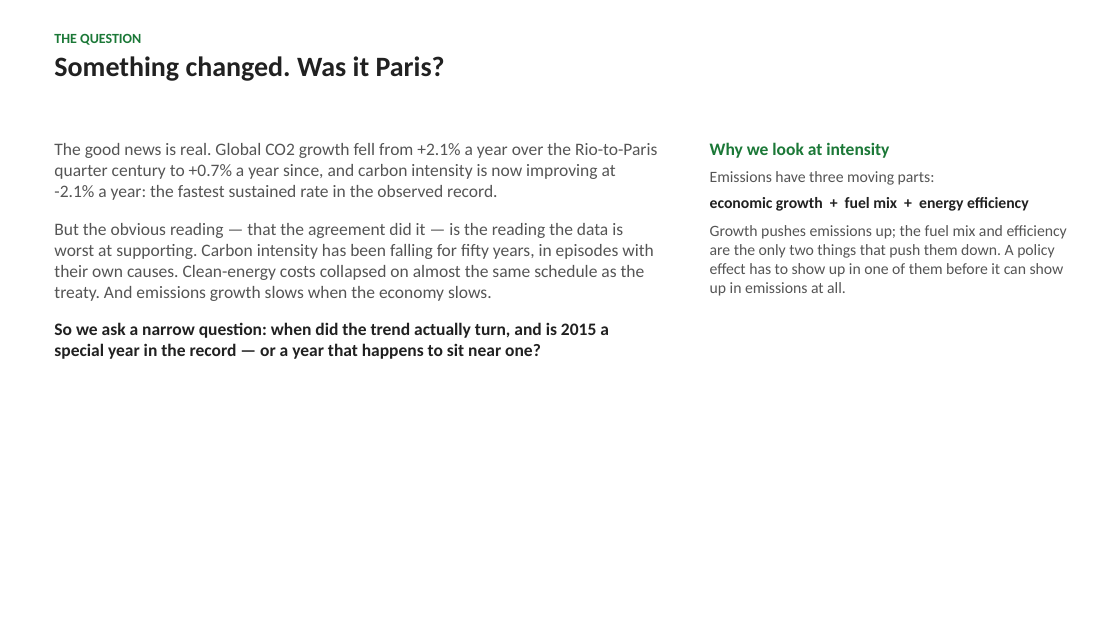
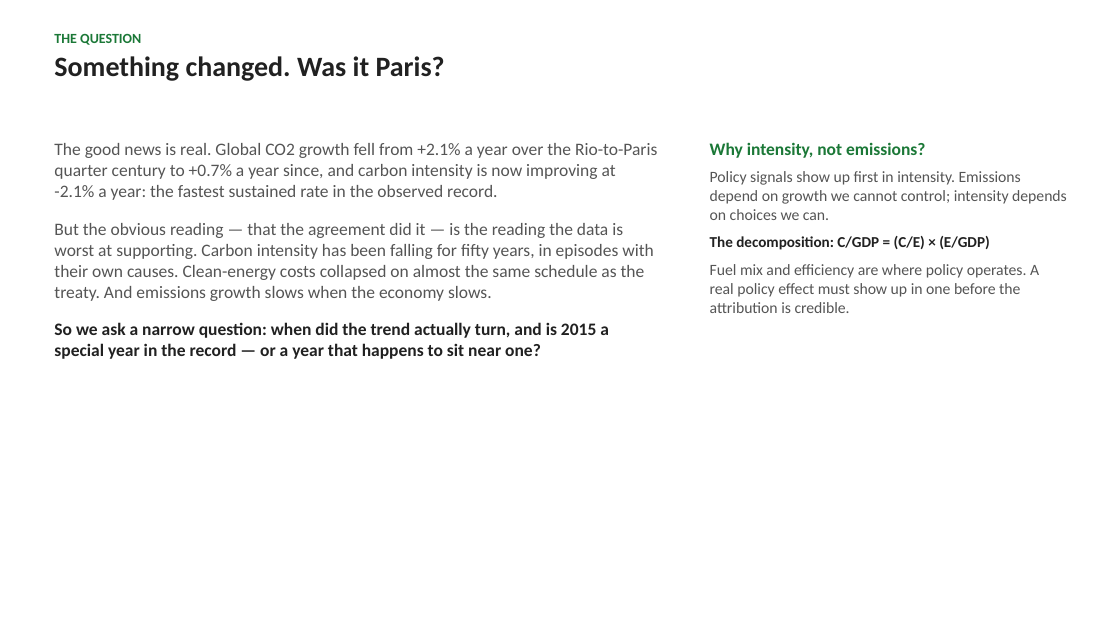
Before and after one commit to cwejnert/HDI-Happiness, a slide deck: slide 2 of carbon_breakpoints_takeaway_figures/paris_at_ten_world_deck.pptx. Drawn at 1120x630 pixels with LibreOffice and Linux fonts; fonts in the diff are those of the drawing. Boxes give left, top, right and bottom in pixels: in the first picture for what was removed or moved away, otherwise in the second. Text is boxed around its words. In the diff, an @@ line names an element or a change of style, - is before the commit and + after.

```diff
--- a/carbon_breakpoints_takeaway_figures/paris_at_ten_world_deck.pptx
+++ b/carbon_breakpoints_takeaway_figures/paris_at_ten_world_deck.pptx
@@ text at (710,142,1067,313): text changed @@
-Why we look at intensity
-Emissions have three moving parts:
-economic growth + fuel mix + energy efficiency
-Growth pushes emissions up; the fuel mix and efficiency are the only two things that push them down. A policy effect has to show up in one of them before it can show up in emissions at all.
+Why intensity, not emissions?
+Policy signals show up first in intensity. Emissions depend on growth we cannot control; intensity depends on choices we can.
+The decomposition: C/GDP = (C/E) × (E/GDP)
+Fuel mix and efficiency are where policy operates. A real policy effect must show up in one before the attribution is credible.
```
Also in this commit, not shown: 7 other slides changed, 2 slides added, 1 slide removed, 1 other file.
